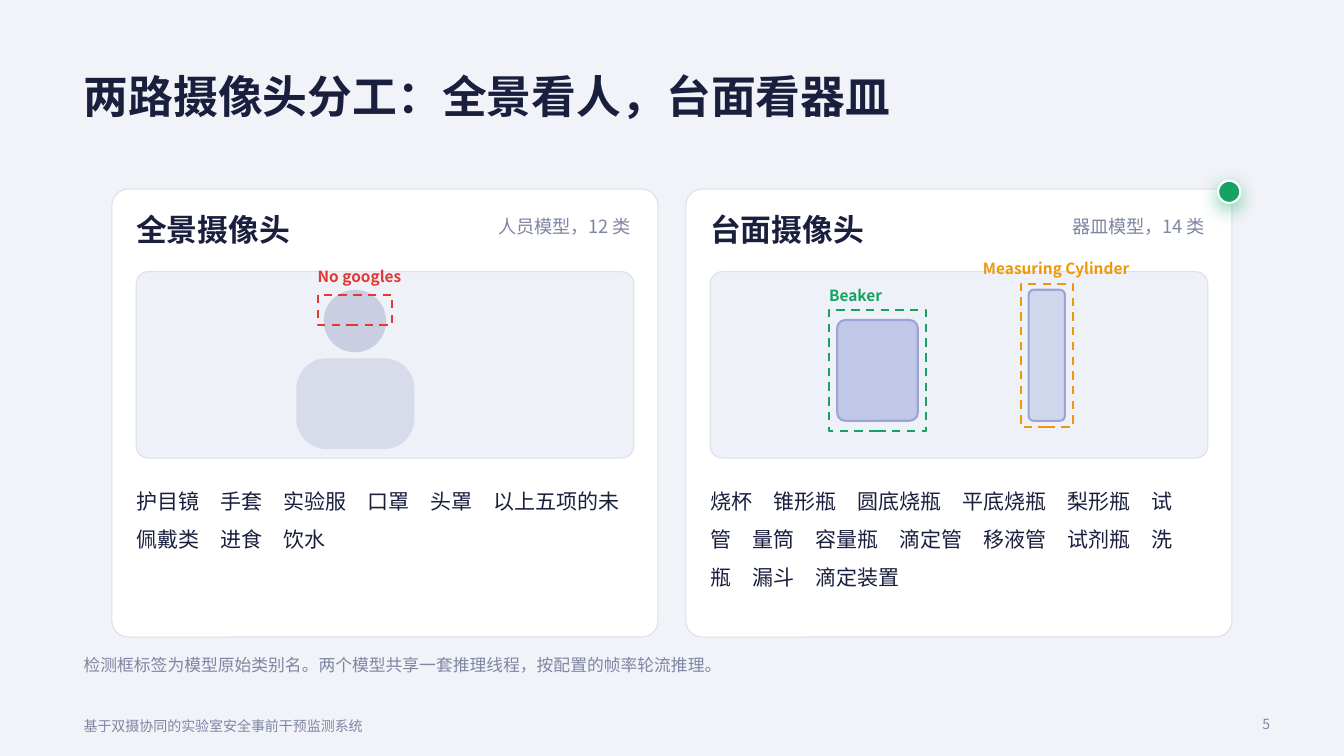
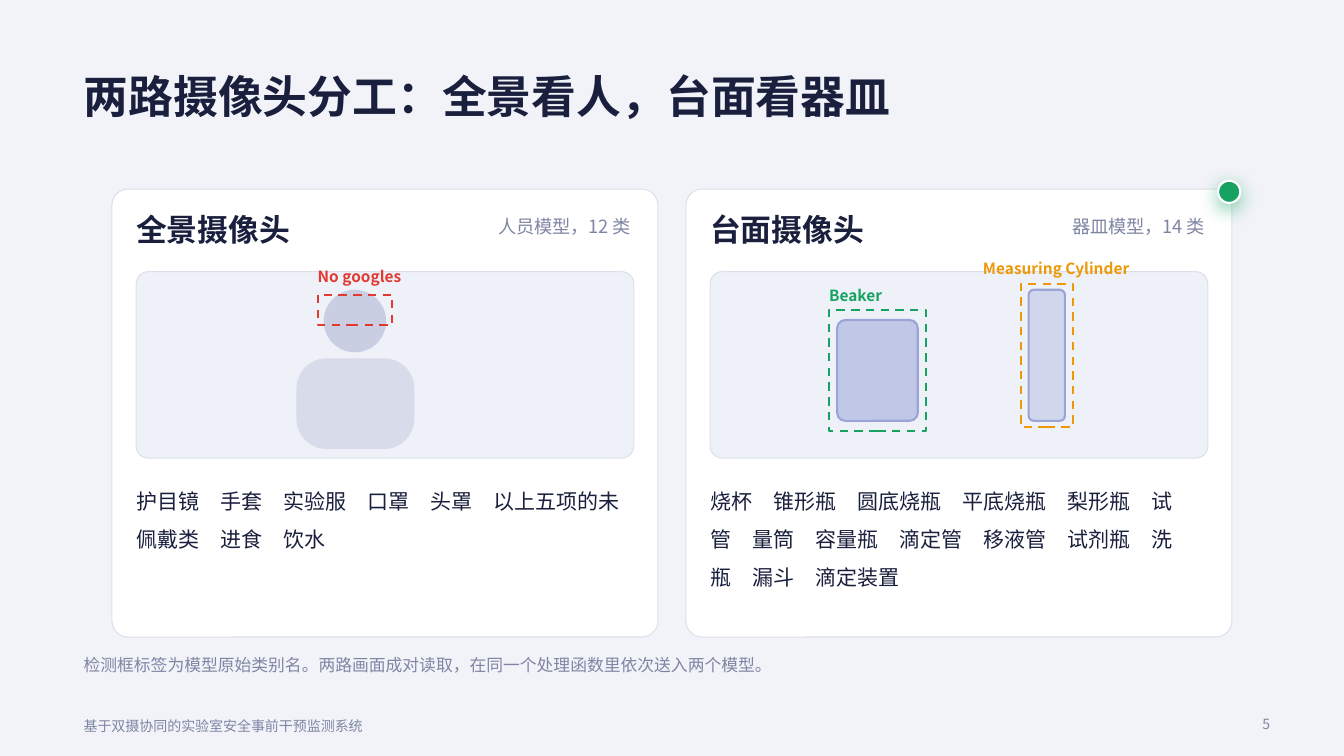
Before and after one commit to SSSSSmilewei/lab-safety-monitor, a slide deck: slide 5 of slides/实验室安全答辩.pptx. Drawn at 1344x756 pixels with LibreOffice and Linux fonts; fonts in the diff are those of the drawing. Boxes give left, top, right and bottom in pixels: in the first picture for what was removed or moved away, otherwise in the second. Text is boxed around its words. In the diff, an @@ line names an element or a change of style, - is before the commit and + after.

```diff
--- a/slides/实验室安全答辩.pptx
+++ b/slides/实验室安全答辩.pptx
@@ text at [84,657,772,673]: text changed @@
-检测框标签为模型原始类别名。两个模型共享一套推理线程，按配置的帧率轮流推理。
+检测框标签为模型原始类别名。两路画面成对读取，在同一个处理函数里依次送入两个模型。
```
Also in this commit, not shown: 8 other slides changed, 13 other files.
